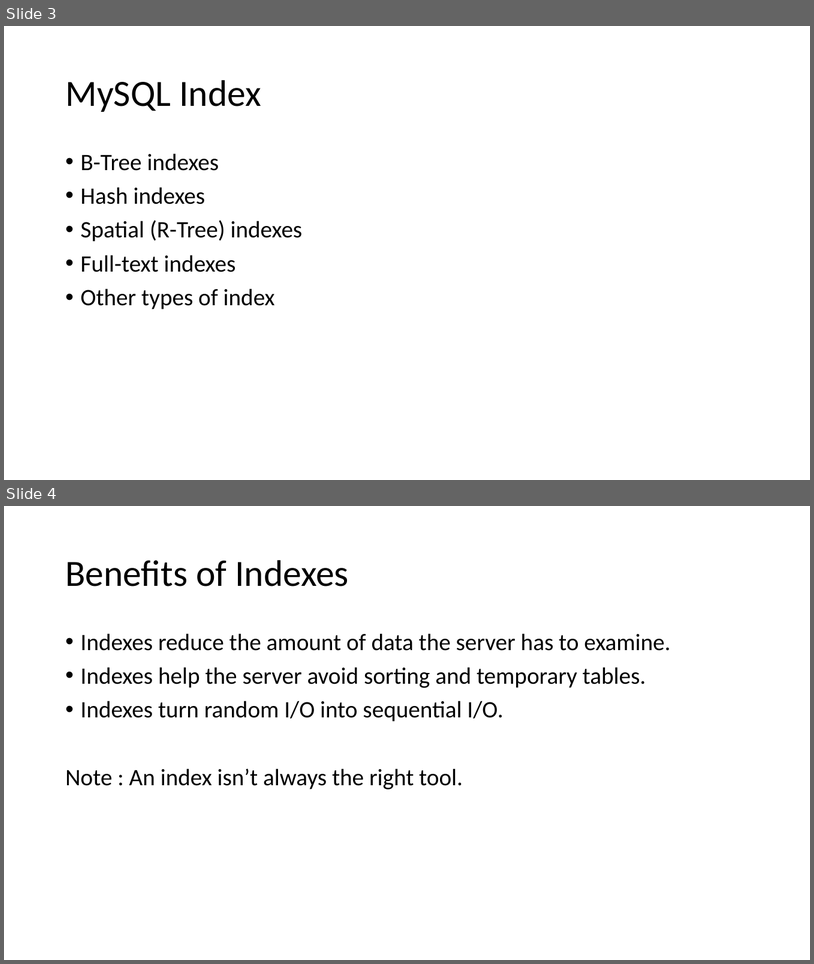
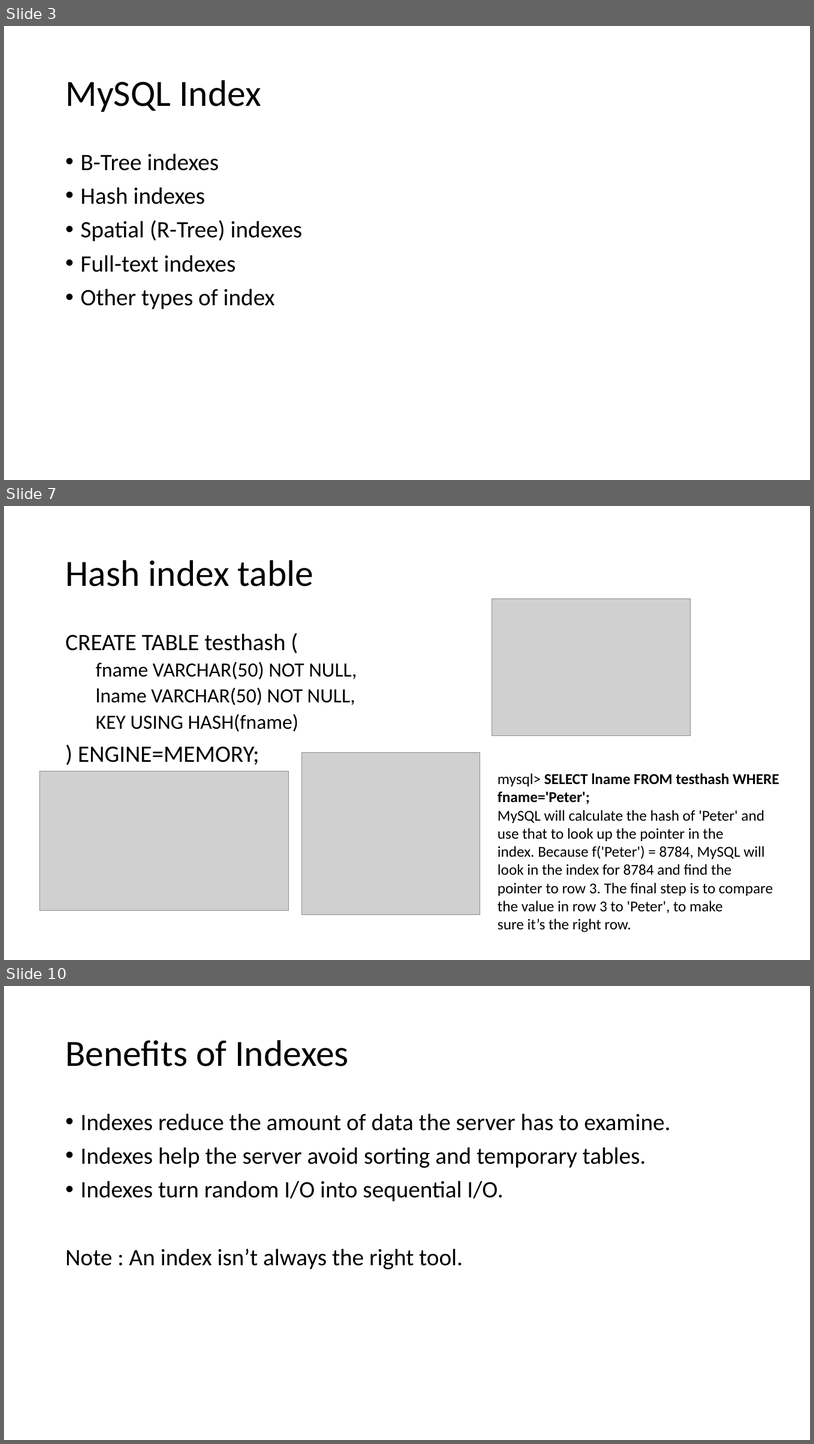
Before and after one commit to virh/case-study, a slide deck: vitess/MySQL Index & Orchestrator.pptx. Shown one above the other, each under a label of ours: slides 3 and 4 before the commit, slides 3, 7 and 10 after it; the slides between them are not shown. The pictures are 814x964 and 814x1444 pixels, drawn with LibreOffice and Linux fonts; fonts in the diff are those of the drawing; grey boxes stand for pictures. Boxes give left, top, right and bottom in pixels: in the first picture for what was removed or moved away, otherwise in the second. Text is boxed around its words. In the diff, an @@ line names an element or a change of style, - is before the commit and + after.

Commit message:
add mysql ppt

```diff
--- a/vitess/MySQL Index & Orchestrator.pptx
+++ b/vitess/MySQL Index & Orchestrator.pptx
@@ slide 7 added at box(4, 506, 810, 960), background #FFFFFF @@
@@ title added at box(65, 560, 314, 586), 44 pt, text #000000 @@
+Hash index table
@@ picture added at box(492, 598, 690, 735) @@
@@ text added at box(65, 633, 357, 765), 24 pt, text #000000 @@
+CREATE TABLE testhash (
+  fname VARCHAR(50) NOT NULL,
+  lname VARCHAR(50) NOT NULL,
+  KEY USING HASH(fname)
+) ENGINE=MEMORY;
@@ picture added at box(302, 753, 480, 915) @@
@@ picture added at box(39, 771, 288, 911) @@
@@ text added at box(498, 773, 779, 932), 18 pt, text #000000 @@
+mysql> SELECT lname FROM testhash WHERE fname='Peter';
+MySQL will calculate the hash of 'Peter' and use that to look up the pointer in the
+index. Because f('Peter') = 8784, MySQL will look in the index for 8784 and find the
+pointer to row 3. The final step is to compare the value in row 3 to 'Peter', to make
+sure it’s the right row.
@@ what was slide 4 is now slide 10 @@
```
Also in this commit, not shown: 1 slide changed, 11 other slides added.
